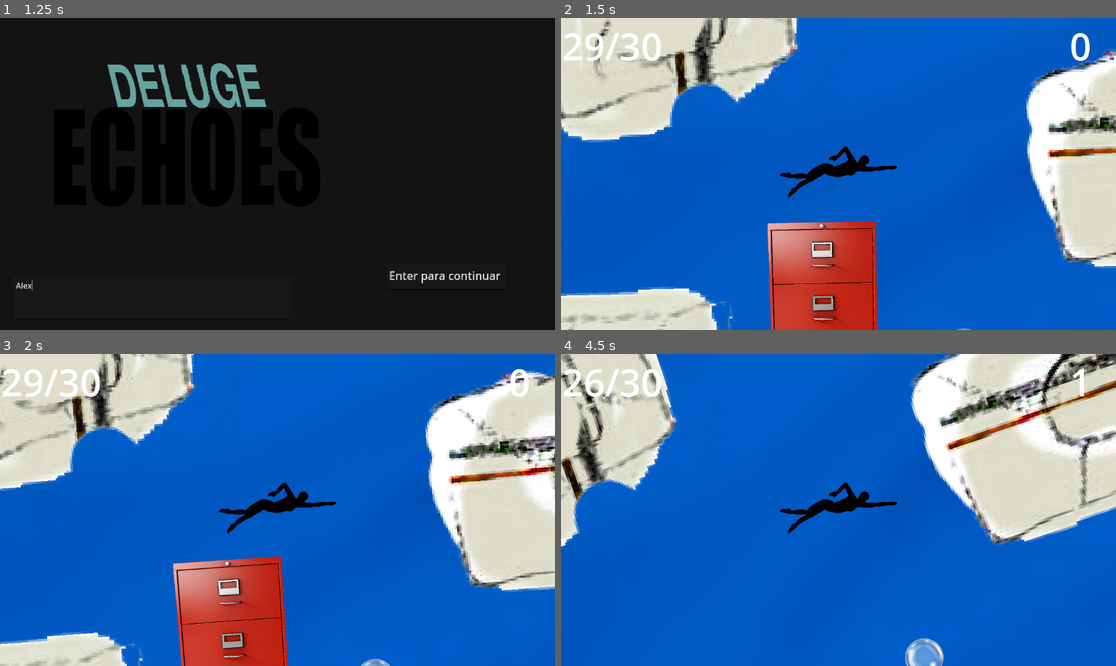
Above: before the commit, frames 1-4 (two rows, left to right).
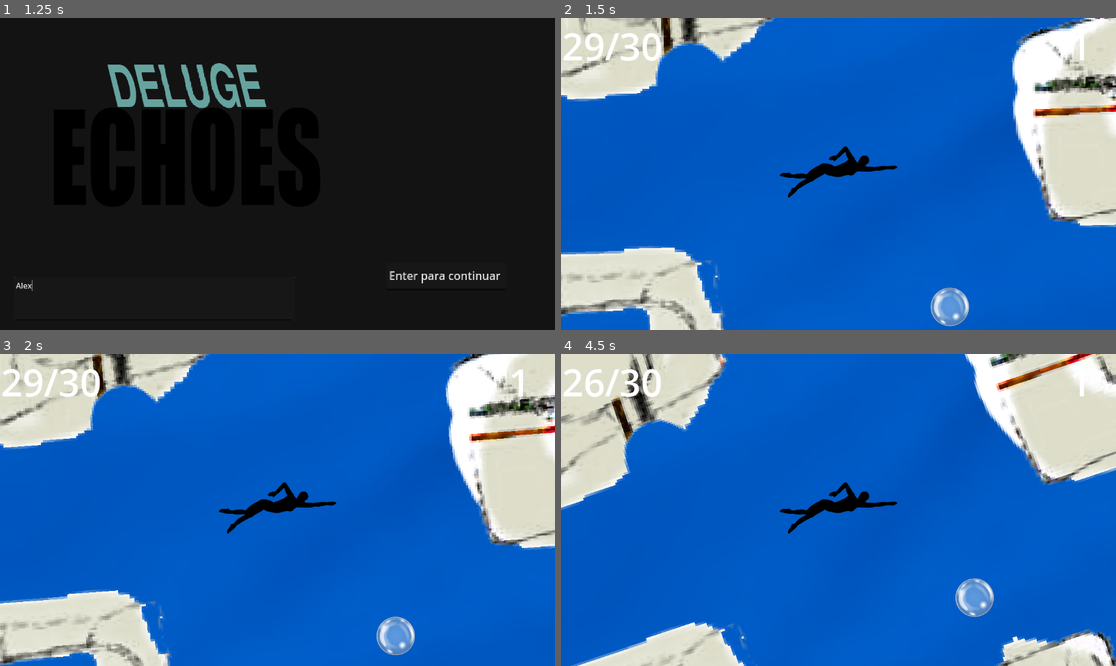
Above: after the commit, the same moments.

Repository: MAML8/GGJ2025
Game: Godot game, scene res://scenes/title.tscn
Two runs of this game, one before a commit and one after it. Both use one fixed random seed, a clock stepped at 60 frames per second and the inputs below.
Inputs (mouse positions are in pixels of both pictures, inside the frame that each line leads up to):
- Up to frame 1 (1.25 s): click (155, 298) at 0.52 s; type "Alex" at 0.6 s
- Up to frame 2 (1.5 s): tap Enter (ui_accept) at 1.25, 1.35 s; hold Right (ui_right) from 1.28 s (still down)
- Up to frame 3 (2 s): keep holding Right (ui_right); tap Enter (ui_accept) at 1.52, 1.82 s
- Up to frame 4 (4.5 s): release Right (ui_right) at 2.03 s; hold Down (ui_down) 2.03-2.78 s; tap Enter (ui_accept) at 2.1, 2.27, 2.57, 2.85, 3.6, 3.77, 4.07, 4.35 s; hold Right (ui_right) 2.78-3.53 s; hold Up (ui_up) 3.53-4.28 s; hold Left (ui_left) from 4.28 s (still down)

Frame 1 is identical in both runs. In frame 2, 30% of the frame differs, in the area x 0-100%, y 0-100%; in frame 3, 31%; in frame 4, 28%.

Commit message:
Manutençãozinha

Diff:
--- a/scenes/instances/bubble.tscn
+++ b/scenes/instances/bubble.tscn
@@ -1,6 +1,6 @@
 [gd_scene load_steps=4 format=3 uid="uid://du5yh8xmo8t14"]
 
-[ext_resource type="Script" path="res://bubble.gd" id="1_2o6kh"]
+[ext_resource type="Script" path="res://scripts/bubble.gd" id="1_2o6kh"]
 [ext_resource type="Shape2D" uid="uid://bkbdqshea4x5w" path="res://shapes/colisão_bolhas.tres" id="2_4ji88"]
 [ext_resource type="Texture2D" uid="uid://b2obaafdhwm3m" path="res://art/placeholder/bubble.png" id="3_icvkv"]
 
--- a/scenes/instances/bubble_toxic.tscn
+++ b/scenes/instances/bubble_toxic.tscn
@@ -1,18 +1,18 @@
 [gd_scene load_steps=4 format=3 uid="uid://c2nkxbik6i4a3"]
 
-[ext_resource type="Script" path="res://bubble.gd" id="1_3kcpw"]
+[ext_resource type="Script" path="res://scripts/bubble.gd" id="1_3kcpw"]
 [ext_resource type="Shape2D" uid="uid://bkbdqshea4x5w" path="res://shapes/colisão_bolhas.tres" id="2_u4yiq"]
 [ext_resource type="Texture2D" uid="uid://myt1jo47sitv" path="res://art/placeholder/bubble-toxic.png" id="3_e7n0p"]
 
 [node name="Bubble-Toxic" type="Area2D"]
 position = Vector2(100, 100)
 script = ExtResource("1_3kcpw")
-tipo = 0
+tipo = 1
 
 [node name="CollisionShape2D" type="CollisionShape2D" parent="."]
 shape = ExtResource("2_u4yiq")
 
-[node name="Bubble-toxic" type="Sprite2D" parent="."]
+[node name="Bubble" type="Sprite2D" parent="."]
 position = Vector2(-5.96046e-08, -1.19209e-07)
 scale = Vector2(0.199998, 0.199998)
 texture = ExtResource("3_e7n0p")
--- a/scenes/instances/bubble_trap.tscn
+++ b/scenes/instances/bubble_trap.tscn
@@ -1,6 +1,6 @@
 [gd_scene load_steps=4 format=3 uid="uid://fd8bkst1cygd"]
 
-[ext_resource type="Script" path="res://bubble.gd" id="1_5hu8v"]
+[ext_resource type="Script" path="res://scripts/bubble.gd" id="1_5hu8v"]
 [ext_resource type="Shape2D" uid="uid://bkbdqshea4x5w" path="res://shapes/colisão_bolhas.tres" id="2_1rfk5"]
 [ext_resource type="Texture2D" uid="uid://dkxbyvjj7mxsn" path="res://art/placeholder/bubble_trap.png" id="3_i5ngx"]
 
@@ -12,7 +12,7 @@
 [node name="CollisionShape2D" type="CollisionShape2D" parent="."]
 shape = ExtResource("2_1rfk5")
 
-[node name="BubbleTrap" type="Sprite2D" parent="."]
+[node name="Bubble" type="Sprite2D" parent="."]
 position = Vector2(1, 0.5)
 scale = Vector2(0.205, 0.2025)
 texture = ExtResource("3_i5ngx")
--- a/scenes/test.tscn
+++ b/scenes/test.tscn
@@ -71,15 +71,28 @@
 horizontal_alignment = 1
 vertical_alignment = 1
 
+[node name="itens_coletados" type="Label" parent="Camera2D/UI"]
+layout_mode = 1
+anchors_preset = 1
+anchor_left = 1.0
+anchor_right = 1.0
+offset_left = -89.0
+offset_bottom = 107.0
+grow_horizontal = 0
+text = "0"
+label_settings = SubResource("LabelSettings_2aqop")
+
 [node name="Bubble" parent="." instance=ExtResource("5_irofg")]
 position = Vector2(68, 132)
+script = null
 
 [node name="Bubble2" parent="." instance=ExtResource("5_irofg")]
 position = Vector2(80, -227)
+script = null
 
 [node name="Bubble3" parent="." instance=ExtResource("5_irofg")]
 position = Vector2(245, -26)
-tipo = 0
+script = null
 
 [node name="Wall3" parent="." instance=ExtResource("6_ijn1a")]
 position = Vector2(21, -406)
@@ -97,4 +110,3 @@
 [node name="Wall2" parent="." instance=ExtResource("6_ijn1a")]
 position = Vector2(-379, -92)
 rotation = 1.5708
-physics_material_override = SubResource("PhysicsMaterial_x3kpv")
--- a/scripts/bubble.gd
+++ b/scripts/bubble.gd
@@ -1,19 +1,14 @@
 extends Area2D
 
-enum tipoDeBolha {ruim, boa, muiboa}
+enum tipoDeBolha {boa = 0, ruim = 1, armadilha = 2}
 
+@onready var imagens := [load("res://art/placeholder/bubble.png"), load("res://art/placeholder/bubble-toxic.png"), load("res://art/placeholder/bubble_trap.png")];
 @export var tipo: tipoDeBolha = tipoDeBolha.boa;
 
 # Called when the node enters the scene tree for the first time.
 func _ready() -> void:
 	body_entered.connect(when_player_enters);
-	match tipo:
-		tipoDeBolha.boa:
-			modulate = Color.SKY_BLUE;
-		tipoDeBolha.ruim:
-			modulate = Color.GREEN;
-		tipoDeBolha.muiboa:
-			modulate = Color.BLUE;
+	$Bubble.texture = imagens[tipo];
 
 
 # Called every frame. 'delta' is the elapsed time since the previous frame.
@@ -29,8 +24,7 @@
 			alter = 2.0;
 		tipoDeBolha.ruim:
 			alter = -2.0;
-		tipoDeBolha.muiboa:
-			alter = 2.0;
-			body.folegoMax += 2.0;
+		tipoDeBolha.armadilha:
+			return;
 	body.alter_folego(alter);
 	queue_free();
--- a/scripts/player.gd
+++ b/scripts/player.gd
@@ -4,10 +4,11 @@
 @export var moveSpeed := 150
 @export var rotationSpeed := 0.1
 @export var folegoMax := 30.0
-var folego := folegoMax
+var folego: float;
 
-@onready var itens_label = get_parent().get_node("Camera2D/UI/itens_coletados")
-var itensColetados = 0:
+@onready var itens_label := get_parent().get_node("Camera2D/UI/itens_coletados")
+@export var itensParaVitoria := 5;
+var itensColetados := 0:
 	set(value):
 		itensColetados = value
 		if itens_label:
@@ -16,9 +17,11 @@
 var morto := false
 var vitoria := false
 signal onDeath
+signal onVictory
 
 func _ready() -> void:
 	print("Label de itens encontrada: ", itens_label != null)
+	folego = folegoMax;
 	pass
 
 func _process(delta: float) -> void:
@@ -27,7 +30,7 @@
 	if morto:
 		return
 
-	if itensColetados == 5:
+	if itensColetados == itensParaVitoria:
 		victory()
 
 	var diry = (1 if Input.is_action_pressed("ui_down") || Input.is_key_pressed(KEY_S) else 0) - (1 if Input.is_action_pressed("ui_up") || Input.is_key_pressed(KEY_W) else 0)
@@ -48,7 +51,7 @@
 
 func victory() -> void:
 	vitoria = true
-	#onVictory.emit()
+	onVictory.emit()
 
 func die() -> void:
 	morto = true
--- a/shapes/colisão_bolhas.tres
+++ b/shapes/colisão_bolhas.tres
@@ -1,4 +1,4 @@
 [gd_resource type="CircleShape2D" format=3 uid="uid://bkbdqshea4x5w"]
 
 [resource]
-radius = 35.0143
+radius = 39.0
--- a/shapes/walls.tres
+++ b/shapes/walls.tres
@@ -1,4 +1,4 @@
 [gd_resource type="RectangleShape2D" format=3 uid="uid://boqc5vjfye2su"]
 
 [resource]
-size = Vector2(163.5, 44)
+size = Vector2(710, 78)
